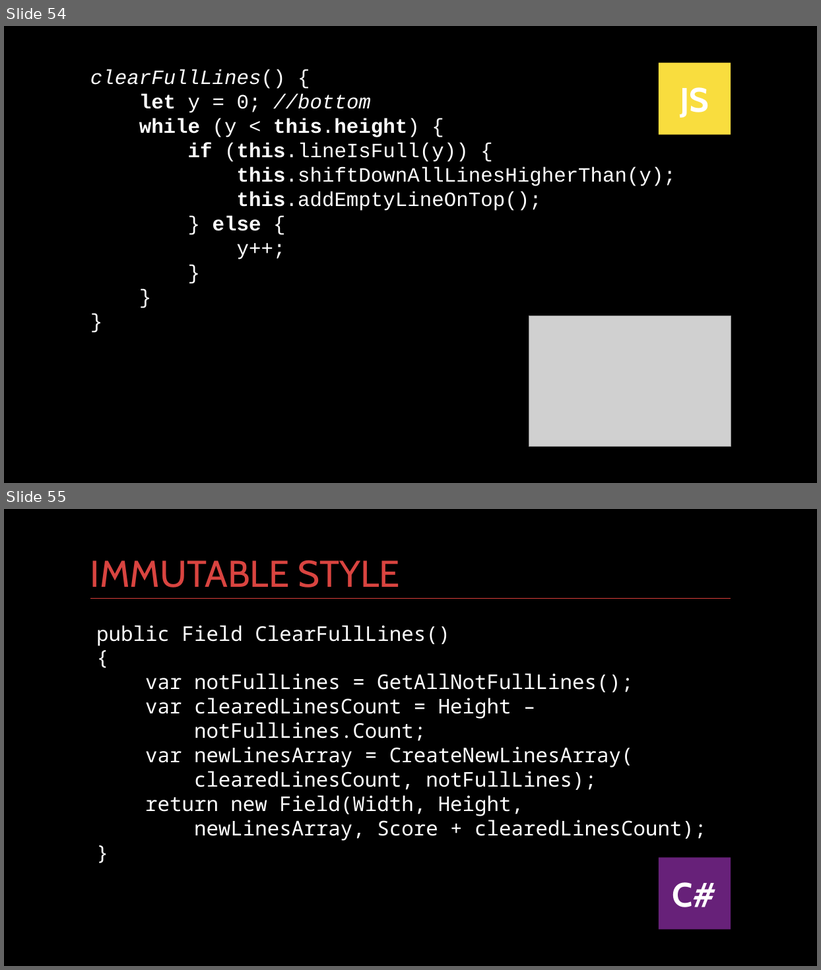
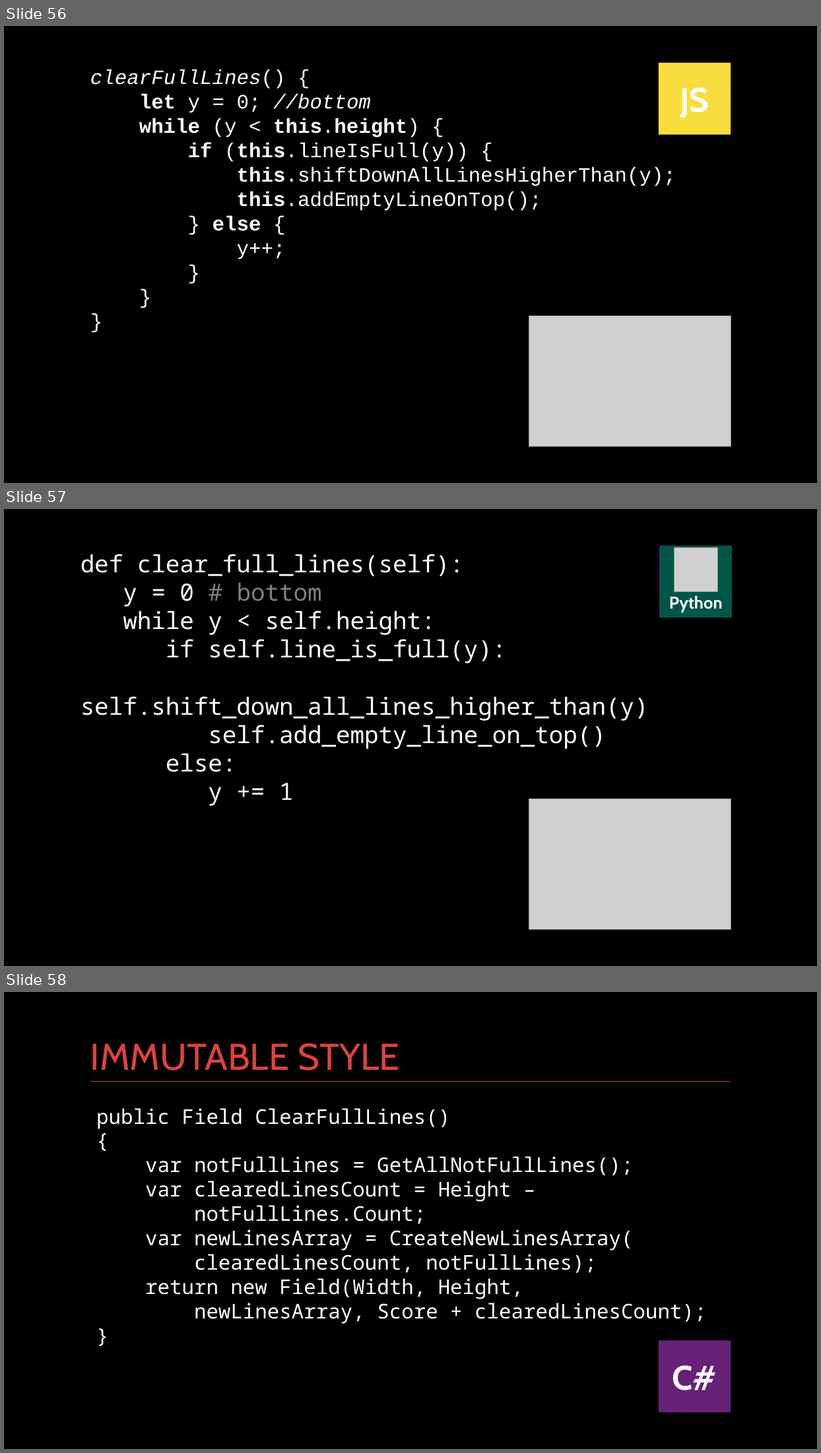
Before and after one commit to kontur-courses/clean-code, a slide deck: clean-code-black.pptx. Shown one above the other, each under a label of ours: slides 54 and 55 before the commit, slides 56, 57 and 58 after it. The pictures are 821x970 and 821x1453 pixels, drawn with LibreOffice and Linux fonts; fonts in the diff are those of the drawing; grey boxes stand for pictures. Boxes give left, top, right and bottom in pixels: in the first picture for what was removed or moved away, otherwise in the second. Text is boxed around its words. In the diff, an @@ line names an element or a change of style, - is before the commit and + after.

Commit message:
add python in presentation

```diff
--- a/clean-code-black.pptx
+++ b/clean-code-black.pptx
@@ slide 57 added at box(4, 509, 817, 966), background #000000 @@
@@ rectangle added at box(660, 545, 732, 618), fill #672179, 40 pt, text #FFFFFF, bold @@
+C#
@@ rectangle added at box(660, 545, 733, 618), fill #005548, 20 pt, text #FFFFFF, bold @@
+Python
@@ picture added at box(675, 548, 718, 592) @@
@@ text added at box(81, 554, 649, 772), 28 pt, text #FFFFFF @@
+def clear_full_lines(self):
+y = 0 # bottom
+while y < self.height:
+if self.line_is_full(y):
+self.shift_down_all_lines_higher_than(y)
+self.add_empty_line_on_top()
+else:
+y += 1
@@ picture added at box(529, 799, 731, 930) @@
@@ what was slide 54 is now slide 56 @@
@@ what was slide 55 is now slide 58 @@
```
Also in this commit, not shown: 2 slides changed, 5 other slides added.
